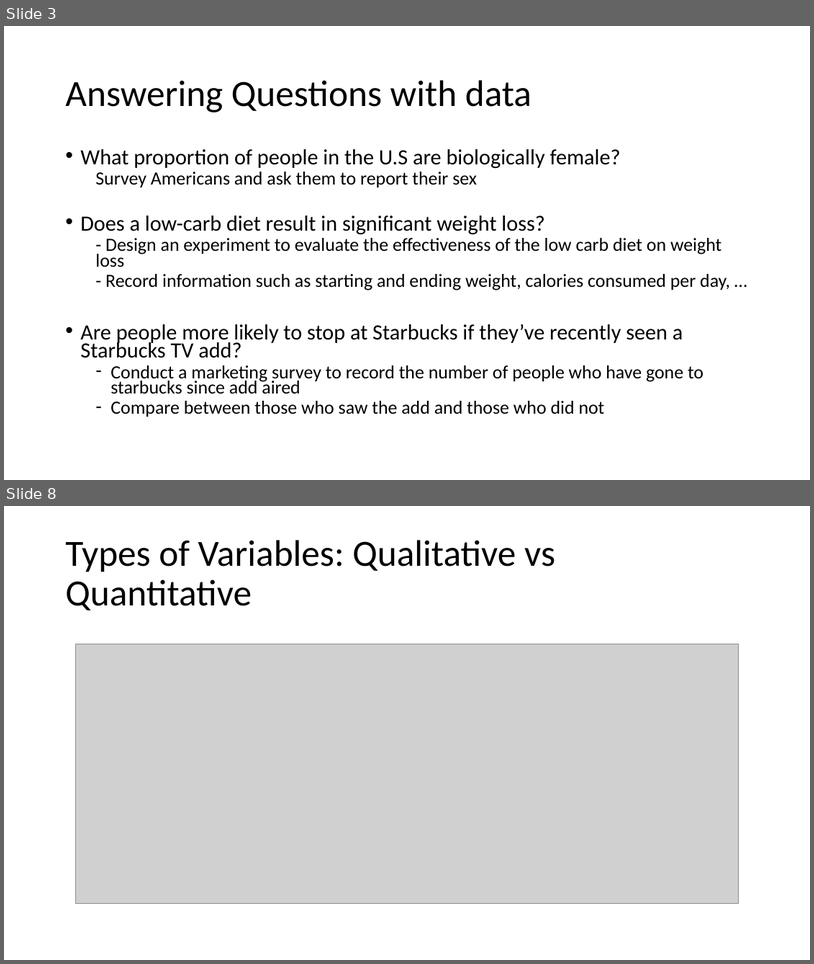
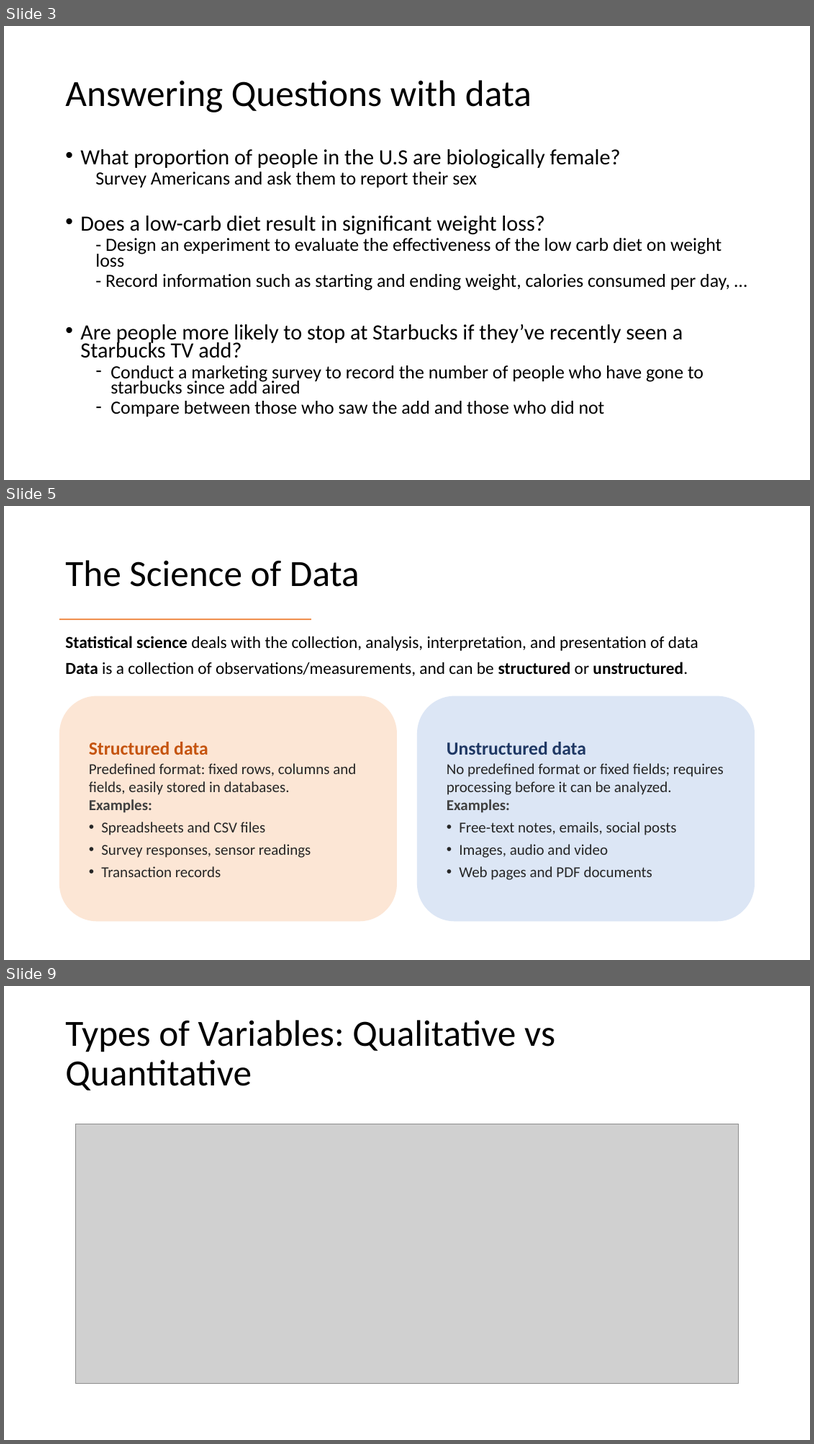
Before and after one commit to Jarred6068/Kvamme_UI_STAT251, a slide deck: docs/lecture_slides/Week 1/Week1_Lecture1_Slides_1_10_2024.pptx. Shown one above the other, each under a label of ours: slides 3 and 8 before the commit, slides 3, 5 and 9 after it; the slides between them are not shown. The pictures are 814x964 and 814x1444 pixels, drawn with LibreOffice and Linux fonts; fonts in the diff are those of the drawing; grey boxes stand for pictures. Boxes give left, top, right and bottom in pixels: in the first picture for what was removed or moved away, otherwise in the second. Text is boxed around its words. In the diff, an @@ line names an element or a change of style, - is before the commit and + after.

```diff
--- a/docs/lecture_slides/Week 1/Week1_Lecture1_Slides_1_10_2024.pptx
+++ b/docs/lecture_slides/Week 1/Week1_Lecture1_Slides_1_10_2024.pptx
@@ slide 5 added at [4, 506, 810, 960], background #FFFFFF @@
@@ title added at [65, 560, 360, 587], 44 pt, text #000000 @@
+The Science of Data
@@ rectangle added at [59, 618, 312, 620], fill #ED7D31 @@
@@ text added at [65, 636, 699, 676], 20 pt, text #000000 @@
+Statistical science deals with the collection, analysis, interpretation, and presentation of data
+Data is a collection of observations/measurements, and can be structured or unstructured.
@@ rounded rectangle added at [59, 696, 397, 921], fill #FCE6D5, 18 pt, text #262626 @@
+Structured data
+Predefined format: fixed rows, columns and fields, easily stored in databases.
+Examples:
+• Spreadsheets and CSV files
+• Survey responses, sensor readings
+• Transaction records
@@ rounded rectangle added at [417, 696, 755, 921], fill #DCE6F5, 18 pt, text #262626 @@
+Unstructured data
+No predefined format or fixed fields; requires processing before it can be analyzed.
+Examples:
+• Free-text notes, emails, social posts
+• Images, audio and video
+• Web pages and PDF documents
@@ what was slide 8 is now slide 9 @@
```
Also in this commit, not shown: 5 slides changed, 37 other files.
